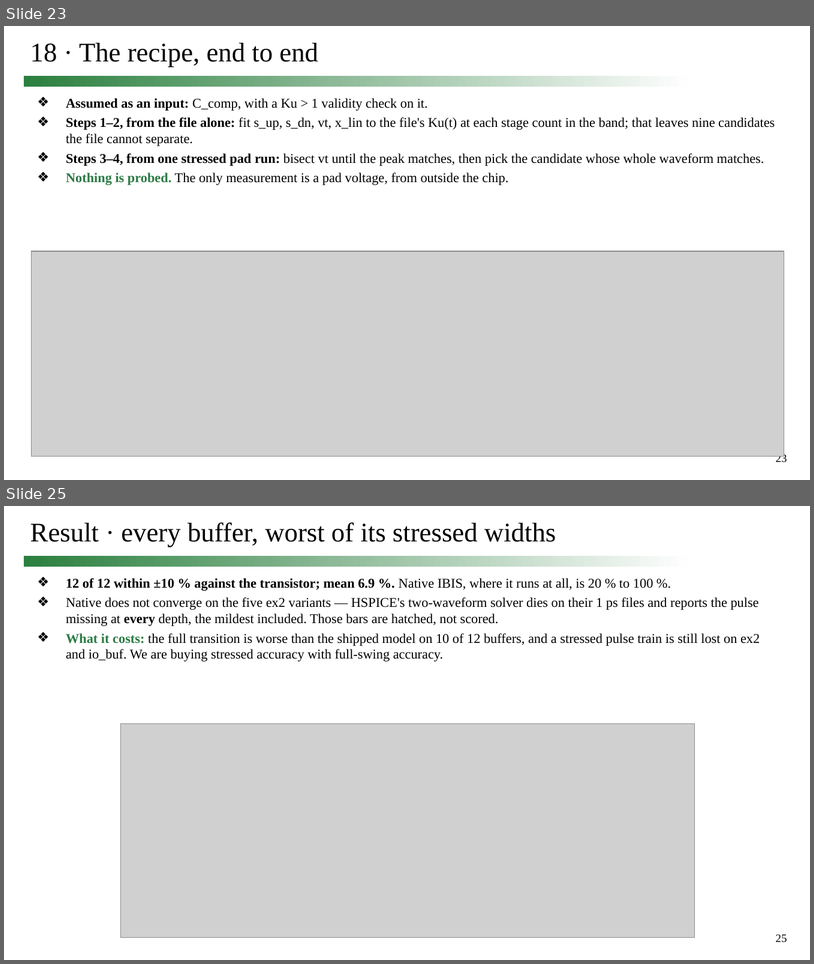
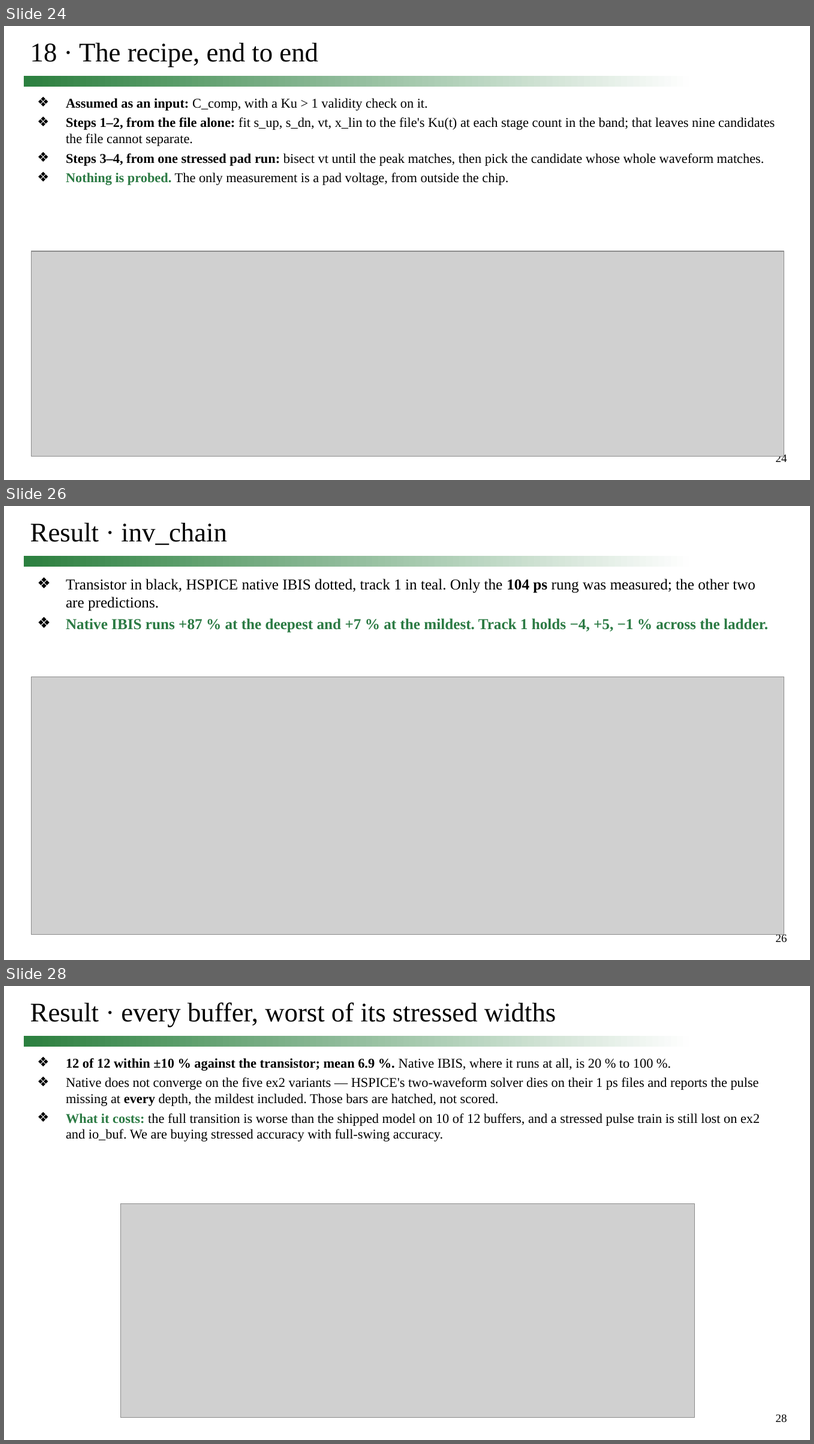
Before and after one commit to simon9721/ibis_comparison, a slide deck: results/meeting_deck_2026-09-24/0924_track1_story.pptx. Shown one above the other, each under a label of ours: slides 23 and 25 before the commit, slides 24, 26 and 28 after it; the slides between them are not shown. The pictures are 814x964 and 814x1444 pixels, drawn with LibreOffice and Linux fonts; fonts in the diff are those of the drawing; grey boxes stand for pictures. Boxes give left, top, right and bottom in pixels: in the first picture for what was removed or moved away, otherwise in the second. Text is boxed around its words. In the diff, an @@ line names an element or a change of style, - is before the commit and + after.

```diff
--- a/results/meeting_deck_2026-09-24/0924_track1_story.pptx
+++ b/results/meeting_deck_2026-09-24/0924_track1_story.pptx
@@ slide 26 added at (x1=4, y1=506, x2=810, y2=960), background #FFFFFF; not listed: 2 template elements that a slide beside it also shows @@
@@ title added at (x1=30, y1=523, x2=227, y2=545), 32 pt, text #000000 @@
+Result · inv_chain
@@ text added at (x1=66, y1=579, x2=768, y2=633), 18 pt, text #000000 @@
+❖ Transistor in black, HSPICE native IBIS dotted, track 1 in teal. Only the 104 ps rung was measured; the other two are predictions.
+❖ Native IBIS runs +87 % at the deepest and +7 % at the mildest. Track 1 holds −4, +5, −1 % across the ladder.
@@ picture added at (x1=31, y1=676, x2=785, y2=934) @@
@@ what was slide 23 is now slide 24 @@
@@ page number at (x1=776, y1=453, x2=788, y2=462): text changed @@
-23
+24
@@ what was slide 25 is now slide 28 @@
@@ page number at (x1=776, y1=1414, x2=788, y2=1422): text changed @@
-25
+28
```
Also in this commit, not shown: 1 slide changed, 4 other slides added, 2 slides removed, 9 other files.
